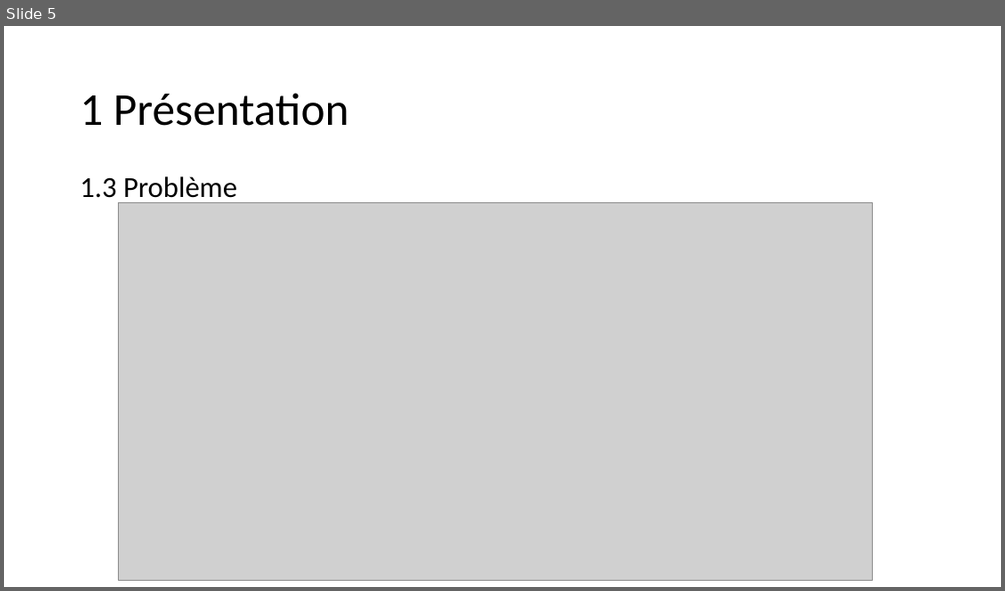
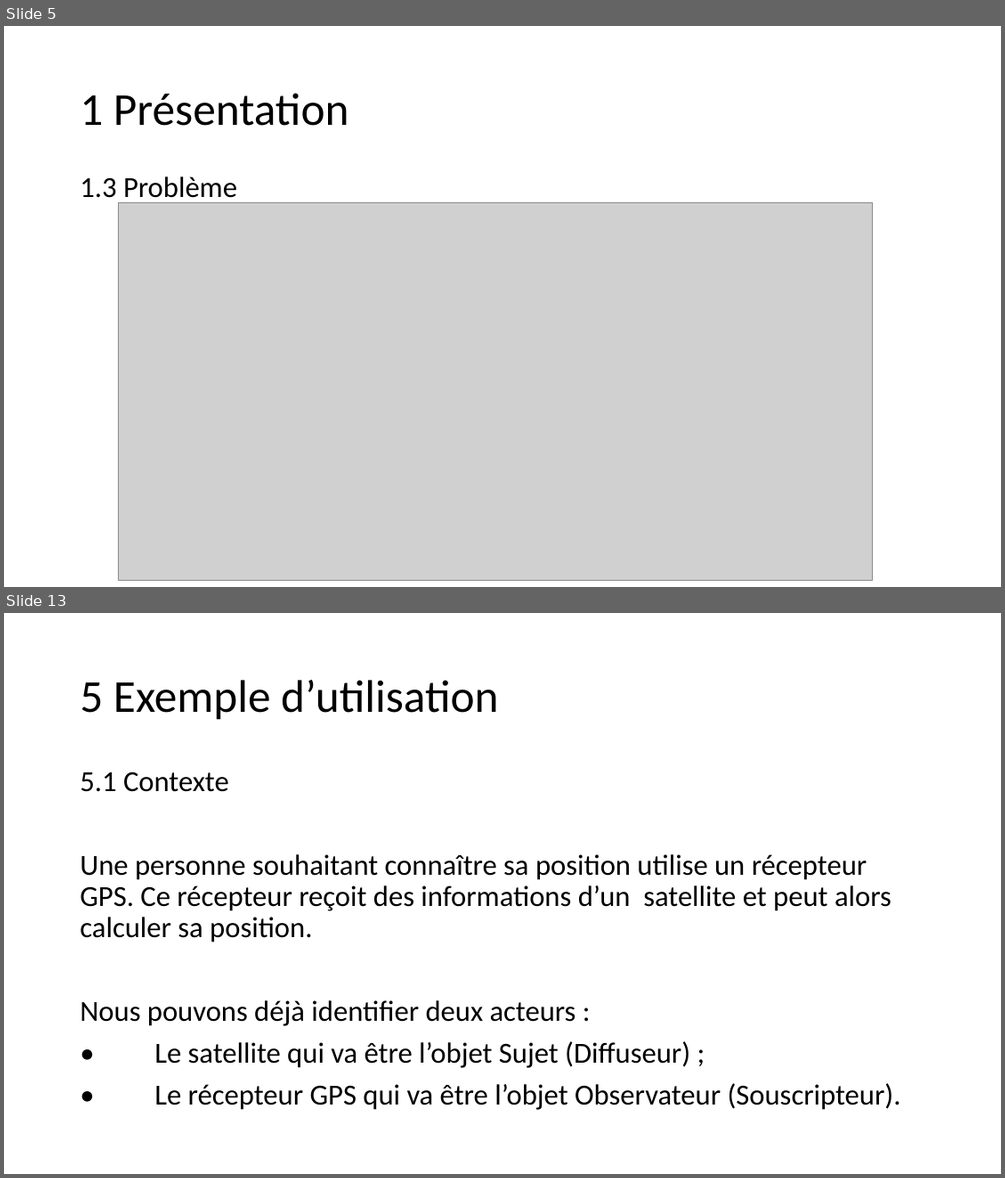
Before and after one commit to D-CRAVO/FORMATION-CDA-2210, a slide deck: 106_DesignPattern/Cours/Observateur/Observateur.pptx. Shown one above the other, each under a label of ours: slide 5 before the commit, slides 5 and 13 after it; the slides between them are not shown. The pictures are 1005x591 and 1005x1178 pixels, drawn with LibreOffice and Linux fonts; fonts in the diff are those of the drawing; grey boxes stand for pictures. Boxes give left, top, right and bottom in pixels: in the first picture for what was removed or moved away, otherwise in the second. Text is boxed around its words. In the diff, an @@ line names an element or a change of style, - is before the commit and + after.

```diff
--- a/106_DesignPattern/Cours/Observateur/Observateur.pptx
+++ b/106_DesignPattern/Cours/Observateur/Observateur.pptx
@@ slide 13 added at [4,613,1001,1174], background #FFFFFF @@
@@ title added at [80,680,498,720], 44 pt, text #000000 @@
+5 Exemple d’utilisation
@@ text added at [80,771,901,1110], 28 pt, text #000000 @@
+5.1 Contexte
+Une personne souhaitant connaître sa position utilise un récepteur GPS. Ce récepteur reçoit des informations d’un satellite et peut alors calculer sa position.
+Nous pouvons déjà identifier deux acteurs :
+• Le satellite qui va être l’objet Sujet (Diffuseur) ;
+• Le récepteur GPS qui va être l’objet Observateur (Souscripteur).
```
Also in this commit, not shown: 5 slides changed, 17 other slides added, 3 slides removed, 32 other files.
